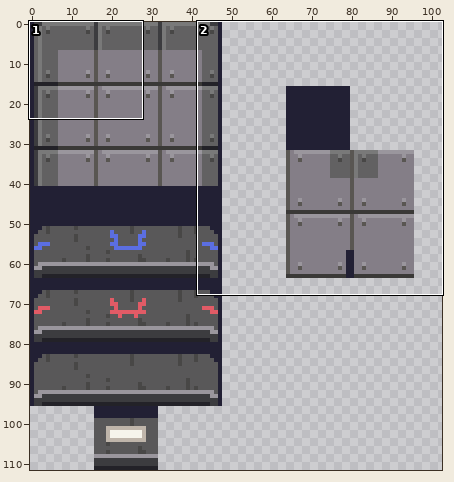
Two states of a sprite sheet, art/out_of_space/spaceship_tilemap.png. The first picture is a wide view before the edit; the outline marks the close-up.
Close-up. Before:
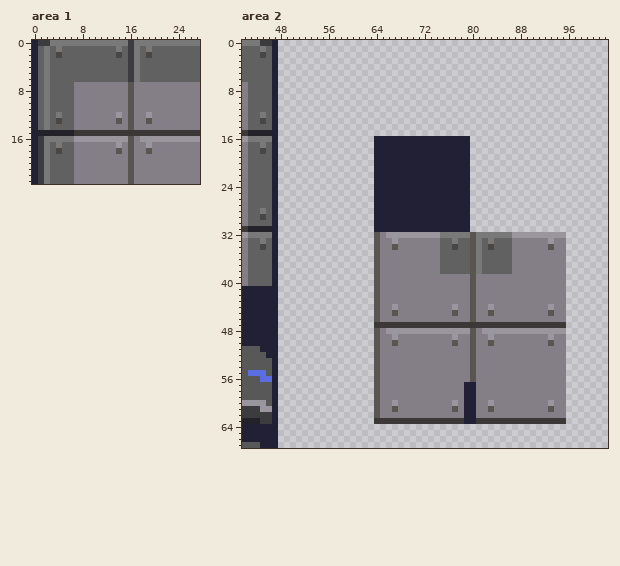
The file is 176x112 pixels. Colours within 5 levels of each other are drawn and written as one. Shown: area 1: x 0..27, y 0..23; area 2: x 42..102, y 0..67. The wide view leaves out empty margins. The commit also changed other parts of the picture, which this record leaves out.
The same view after the edit:
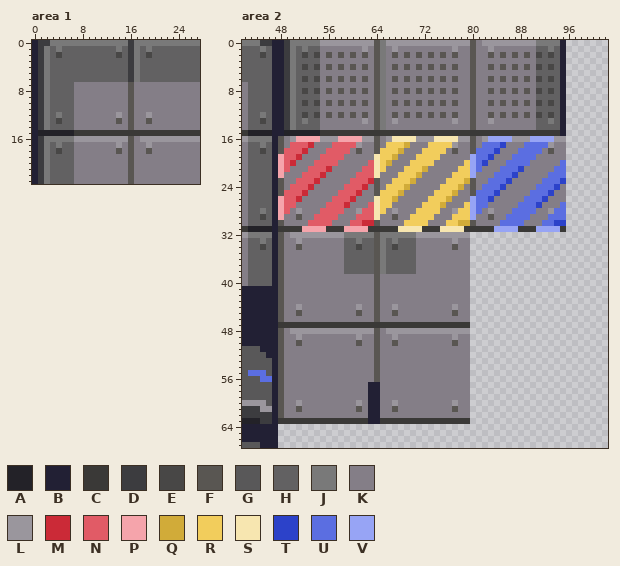
Palette (. is transparent): A #232228  B #222034  C #3a3937  D #3c3c3f  E #484746  F #595652  G #595859  H #626162  J #797979  K #847e87  L #9a969d  M #cb2a37  N #e15b66  P #f5a4ab  Q #d1ab39  R #f2cd5c  S #f7e6b0  T #2c42c9  U #5b6ee1  V #97a4f5
What changed:
Changed rows in their new state; - is an unchanged pixel.
Area 1:
first column x 1:
 1 D
 2 D
 3 D
 4 D
 5 D
 6 D
 7 D
 8 D
 9 D
10 D
11 D
12 D
13 D
14 D
Area 2:
first column x 48:
 0 BDJJJJJLLLLLLLLLFJLLLLLLLLLLLLLLFKLLLLLLLLLJJJJB
 1 BDJHJHHKKKKKKKLKFJKLKKKKKKKKKLKKFKKLKKKKKKKHHJHB
 2 BDJHEHEKFKFKFKFKFJKFKFKFKFKFKFKKFKKFKFKFKFKEHEHB
 3 BDJHHHHKKKKKKKKKFJKKKKKKKKKKKKKKFKKKKKKKKKKHHHHB
 4 BDJHEHEKFKFKFKFKFJKFKFKFKFKFKFKKFKKFKFKFKFKEHEHB
 5 BDJHHHHKKKKKKKKKFJKKKKKKKKKKKKKKFKKKKKKKKKKHHHHB
 6 BDJHEHEKFKFKFKFKFJKFKFKFKFKFKFKKFKKFKFKFKFKEHEHB
 7 BDJHHHHKKKKKKKKKFJKKKKKKKKKKKKKKFKKKKKKKKKKHHHHB
 8 BDJHEHEKFKFKFKFKFJKFKFKFKFKFKFKKFKKFKFKFKFKEHEHB
 9 BDJHHHHKKKKKKKKKFJKKKKKKKKKKKKKKFKKKKKKKKKKHHHHB
10 BDJHEHEKFKFKFKFKFJKFKFKFKFKFKFKKFKKFKFKFKFKEHEHB
11 BDJHHHHKKKKKKKKKFJKKKKKKKKKKKKKKFKKKKKKKKKKHHHHB
12 BDJHEHEKFKFKFKFKFJKFKFKFKFKFKFKKFKKFKFKFKFKEHEHB
13 BDJHJHHKKKKKKKLKFJKLKKKKKKKKKLKKFKKLKKKKKKKHHJHB
14 BDJHHHHKKKKKKKKKFJKKKKKKKKKKKKKKFKKKKKKKKKKHHHHB
15 BAAAAAACCCCCCCCCCCCCCCCCCCCCCCCCCCCCCCCCCCCCCCCB
16 FKLPPPPLLLPPPPLLFKLSSSSLLLSSSSLLFKLVVVVLLLVVVVLL
17 FKNNNMKKKNNNNLKKFKRRRQKKKRRRRLKKFKUUUTKKKUUUULKK
18 FNNNMKKKNNNNKFKKFRRRQKKKRRRRKFKKFUUUTKKKUUUUKFKK
19 PNNMKKKNNNNKKKKKSRRQKKKRRRRKKKKKVUUTKKKUUUUKKKKK
20 PNMKKKNNNNKKKKKNSRQKKKRRRRKKKKKRVUTKKKUUUUKKKKKU
21 PNKKKNNNMKKKKKNNSRKKKRRRQKKKKKRRVUKKKUUUTKKKKKUU
22 PKKKNNNMKKKKKNNNSKKKRRRQKKKKKRRRVKKKUUUTKKKKKUUU
23 FKKNNNMKKKKKNNNMFKKRRRQKKKKKRRRQFKKUUUTKKKKKUUUT
24 FKNNNMKKKKKNNNMKFKRRRQKKKKKRRRQKFKUUUTKKKKKUUUTK
25 FNNNMKKKKKNNNMKKFRRRQKKKKKRRRQKKFUUUTKKKKKUUUTKK
26 PNNMKKKKKNNNMKKKSRRQKKKKKRRRQKKKVUUTKKKKKUUUTKKK
27 PNNKKKKKNNNMKKKNSRRKKKKKRRRQKKKRVUUKKKKKUUUTKKKU
28 PNKLKKKNNNNKKLNNSRKLKKKRRRRKKLRRVUKLKKKUUUUKKLUU
29 PKKFKKNNNNKKKNNNSKKFKKRRRRKKKRRRVKKFKKUUUUKKKUUU
30 FKKKKNNNNKKKNNMMFKKKKRRRRKKKRRQQFKKKKUUUUKKKUUTT
31 CCCCPPPPCCCPPPPCCCCCSSSSCCCSSSSCCCCCVVVVCCCVVVVC
32 FKLLLLLLLLLJJJJJ-JJJJJJ----LLLLL................
33 FKKLKKKKKKKHHJHH-JHJHHH----KKLKK................
34 FKKFKKKKKKKHHEHH-JHEHHH----KKFKK................
35 FKKKKKKKKKKHHHHH-JHHHHH----KKKKK................
36 FKKKKKKKKKKHHHHH-JHHHHH----KKKKK................
37 FKKKKKKKKKKHHHHH-JHHHHH----KKKKK................
38 FKKKKKKKKKKHHHHH-JHHHHH----KKKKK................
39 FKKKKKKKKKKKKKKK----------------................
40 FKKKKKKKKKKKKKKK----------------................
41 FKKKKKKKKKKKKKKK----------------................
42 FKKKKKKKKKKKKKKK----------------................
43 FKKKKKKKKKKKKKKK----------------................
44 FKKLKKKKKKKKKLKK----------------................
45 FKKFKKKKKKKKKFKK----------------................
46 FKKKKKKKKKKKKKKK----------------................
47 CCCCCCCCCCCCCCCC----------------................
48 FKLLLLLLLLLLLLLL----------------................
49 FKKLKKKKKKKKKLKK----------------................
50 FKKFKKKKKKKKKFKK----------------................
51 FKKKKKKKKKKKKKKK----------------................
52 FKKKKKKKKKKKKKKK----------------................
53 FKKKKKKKKKKKKKKK----------------................
54 FKKKKKKKKKKKKKKK----------------................
55 FKKKKKKKKKKKKKKK----------------................
56 FKKKKKKKKKKKKKKK----------------................
57 FKKKKKKKKKKKKKKBB--------------K................
58 FKKKKKKKKKKKKKKBB--------------K................
59 FKKKKKKKKKKKKKKBB--------------K................
60 FKKLKKKKKKKKKLKBB--------------K................
61 FKKFKKKKKKKKKFKBB--------------K................
62 FKKKKKKKKKKKKKKBB--------------K................
63 CCCCCCCCCCCCCCCBB--------------C................
Pixel boxes of the changes (left, top, right, bottom) in both close-ups:
changed: (38, 46, 44, 130)
changed: (278, 40, 566, 424)
